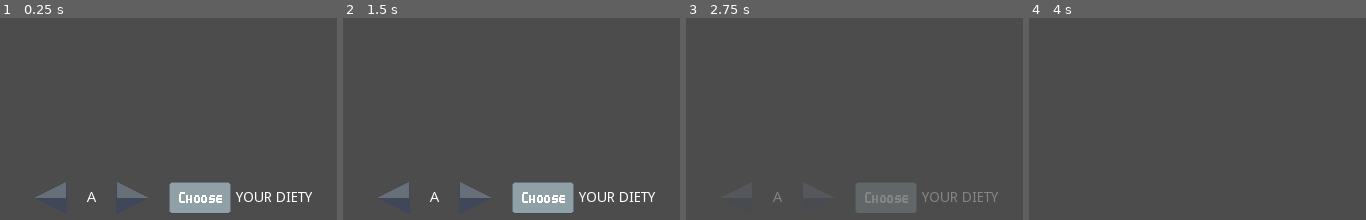
Above: before the commit, frames 1-4 (left to right).
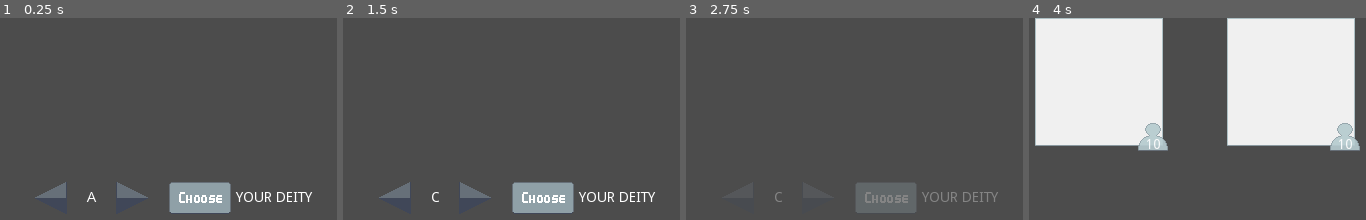
Above: after the commit, the same moments.

Repository: RustyMonky/LudumDare43
Game: Godot game, scene res://scenes/game/game.tscn
The game is run twice, just before and just after one commit, with the same random seed, the same clock (stepped at 60 frames per second) and the same inputs. The project has no main scene, so this scene is started directly.
Inputs (mouse positions are in pixels of both pictures, inside the frame that each line leads up to):
- Up to frame 1 (0.25 s): no input
- Up to frame 2 (1.5 s): click (393, 197) at 0.5 s; click (474, 197) at 1.25 s
- Up to frame 3 (2.75 s): click (884, 197) at 2 s
- Up to frame 4 (4 s): click (1079, 197) at 2.75 s

The runs differ from the first frame. In frame 1, less than 0.1% of the frame differs, in the area x 84-89%, y 86-92%; in frame 2, 0.2%; in frame 3, 0.1%; in frame 4, 49%, in the area x 1-99%, y 0-66%.

Commit message:
Implements deity panels once a selection has been made

Diff:
--- a/globals/gameData.gd
+++ b/globals/gameData.gd
@@ -1,6 +1,8 @@
 extends Node
 
 var chosenDiety = null
+var computerFollowerCount = 10
+var playerFollowerCount = 10
 
 func _ready():
 	pass
--- a/scenes/game/game.gd
+++ b/scenes/game/game.gd
@@ -1,7 +1,20 @@
 extends Node2D
 
 onready var carousel = $ui/uiContainer/carousel
+onready var computerDeityPanel = $ui/uiContainer/deityHbox/computerDeityPanel
+onready var deityHbox = $ui/uiContainer/deityHbox
+onready var playerDeityPanel = $ui/uiContainer/deityHbox/playerDeityPanel
+onready var tween = $tween
 
 func _ready():
-	carousel.setHeader("your diety")
+	carousel.setHeader("your deity")
 	carousel.setOptions(["A", "B", "C"])
+
+# Signals
+
+# Called when a deity is selected and the carousel has exited the tree
+func _on_carousel_tree_exited():
+	playerDeityPanel.setCount(gameData.playerFollowerCount)
+	computerDeityPanel.setCount(gameData.computerFollowerCount)
+	tween.interpolate_property(deityHbox, "modulate", Color(1,1,1,0), Color(1,1,1,1), 1, Tween.TRANS_LINEAR, Tween.EASE_IN)
+	tween.start()
--- a/scenes/game/game.tscn
+++ b/scenes/game/game.tscn
@@ -1,7 +1,13 @@
-[gd_scene load_steps=3 format=2]
+[gd_scene load_steps=5 format=2]
 
 [ext_resource path="res://scenes/game/game.gd" type="Script" id=1]
 [ext_resource path="res://ui/carousel/carousel.tscn" type="PackedScene" id=2]
+[ext_resource path="res://ui/deityPanel/deityPanel.tscn" type="PackedScene" id=3]
+
+[sub_resource type="Theme" id=1]
+
+HBoxContainer/constants/separation = 64
+_sections_unfolded = [ "HBoxContainer", "HBoxContainer/constants" ]
 
 [node name="game" type="Node2D" index="0"]
 
@@ -9,6 +15,7 @@
 
 [node name="ui" type="CanvasLayer" parent="." index="0"]
 
+editor/display_folded = true
 layer = 1
 offset = Vector2( 0, 0 )
 rotation = 0.0
@@ -29,3 +36,56 @@
 size_flags_vertical = 1
 
 [node name="carousel" parent="ui/uiContainer" index="0" instance=ExtResource( 2 )]
+
+[node name="deityHbox" type="HBoxContainer" parent="ui/uiContainer" index="1"]
+
+editor/display_folded = true
+modulate = Color( 1, 1, 1, 0 )
+anchor_left = 0.5
+anchor_top = 0.0
+anchor_right = 0.5
+anchor_bottom = 0.0
+margin_left = -320.0
+margin_right = 320.0
+rect_pivot_offset = Vector2( 0, 0 )
+rect_clip_content = false
+mouse_filter = 1
+mouse_default_cursor_shape = 0
+size_flags_horizontal = 2
+size_flags_vertical = 2
+theme = SubResource( 1 )
+alignment = 1
+_sections_unfolded = [ "Size Flags", "Theme", "Visibility" ]
+
+[node name="playerDeityPanel" parent="ui/uiContainer/deityHbox" index="0" instance=ExtResource( 3 )]
+
+anchor_left = 0.0
+anchor_top = 0.0
+anchor_right = 0.0
+anchor_bottom = 0.0
+margin_left = 160.0
+margin_top = 0.0
+margin_right = 288.0
+margin_bottom = 128.0
+
+[node name="computerDeityPanel" parent="ui/uiContainer/deityHbox" index="1" instance=ExtResource( 3 )]
+
+anchor_left = 0.0
+anchor_top = 0.0
+anchor_right = 0.0
+anchor_bottom = 0.0
+margin_left = 352.0
+margin_top = 0.0
+margin_right = 480.0
+margin_bottom = 128.0
+
+[node name="tween" type="Tween" parent="." index="1"]
+
+repeat = false
+playback_process_mode = 1
+playback_speed = 1.0
+playback/active = false
+playback/repeat = false
+playback/speed = 1.0
+
+[connection signal="tree_exited" from="ui/uiContainer/carousel" to="." method="_on_carousel_tree_exited"]
--- /dev/null
+++ b/ui/deityPanel/deityPanel.gd
@@ -0,0 +1,12 @@
+extends TextureRect
+
+onready var countLabel = $followerIcon/followerCount
+
+func _ready():
+	pass
+
+# setCount
+# param [Text||Number]
+# Public function to update the countLabel text
+func setCount(count):
+	countLabel.text = String(count)
--- /dev/null
+++ b/ui/deityPanel/deityPanel.tscn
@@ -0,0 +1,73 @@
+[gd_scene load_steps=4 format=2]
+
+[ext_resource path="res://assets/sprites/ui/panels/diety-panel.png" type="Texture" id=1]
+[ext_resource path="res://ui/deityPanel/deityPanel.gd" type="Script" id=2]
+[ext_resource path="res://assets/sprites/ui/icons/follower.png" type="Texture" id=3]
+
+[node name="deityPanel" type="TextureRect"]
+
+anchor_left = 0.5
+anchor_top = 0.5
+anchor_right = 0.5
+anchor_bottom = 0.5
+margin_left = -64.0
+margin_top = -64.0
+margin_right = 64.0
+margin_bottom = 64.0
+rect_min_size = Vector2( 128, 128 )
+rect_pivot_offset = Vector2( 0, 0 )
+rect_clip_content = false
+mouse_filter = 1
+mouse_default_cursor_shape = 0
+size_flags_horizontal = 1
+size_flags_vertical = 1
+texture = ExtResource( 1 )
+stretch_mode = 5
+script = ExtResource( 2 )
+_sections_unfolded = [ "Rect" ]
+
+[node name="followerIcon" type="TextureRect" parent="." index="0"]
+
+anchor_left = 0.0
+anchor_top = 0.0
+anchor_right = 0.0
+anchor_bottom = 0.0
+margin_left = 54.0
+margin_top = 54.0
+margin_right = 182.0
+margin_bottom = 182.0
+rect_pivot_offset = Vector2( 0, 0 )
+rect_clip_content = false
+mouse_filter = 1
+mouse_default_cursor_shape = 0
+size_flags_horizontal = 1
+size_flags_vertical = 1
+texture = ExtResource( 3 )
+stretch_mode = 4
+
+[node name="followerCount" type="Label" parent="followerIcon" index="0"]
+
+anchor_left = 0.0
+anchor_top = 0.0
+anchor_right = 0.0
+anchor_bottom = 0.0
+margin_left = 56.0
+margin_top = 65.0
+margin_right = 72.0
+margin_bottom = 81.0
+rect_min_size = Vector2( 16, 16 )
+rect_pivot_offset = Vector2( 0, 0 )
+rect_clip_content = false
+mouse_filter = 2
+mouse_default_cursor_shape = 0
+size_flags_horizontal = 1
+size_flags_vertical = 4
+text = "#"
+align = 1
+valign = 1
+autowrap = true
+clip_text = true
+percent_visible = 1.0
+lines_skipped = 0
+max_lines_visible = -1
+_sections_unfolded = [ "Rect" ]
Binary file removed: assets/sprites/ui/arrow-horizontal.aseprite
Binary file added: assets/sprites/ui/icons/follower.png
Not shown, added: assets/sprites/ui/icons/follower.png.import
Binary file added: assets/sprites/ui/panels/diety-panel.png
Not shown, added: assets/sprites/ui/panels/diety-panel.png.import
